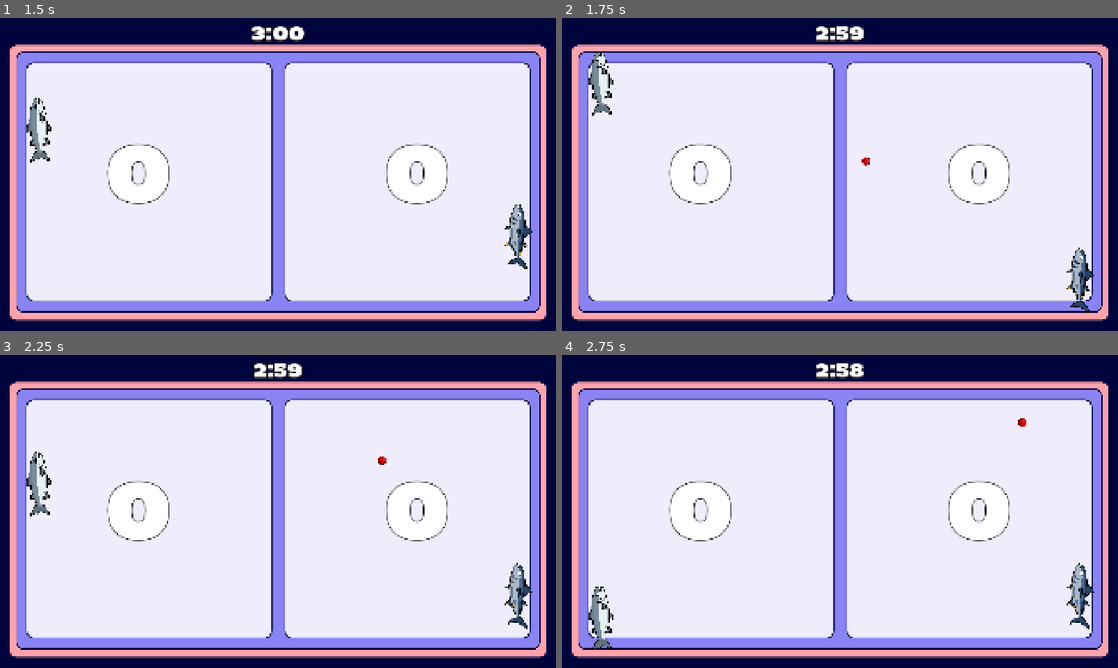
Above: before the commit, frames 1-4 (two rows, left to right).
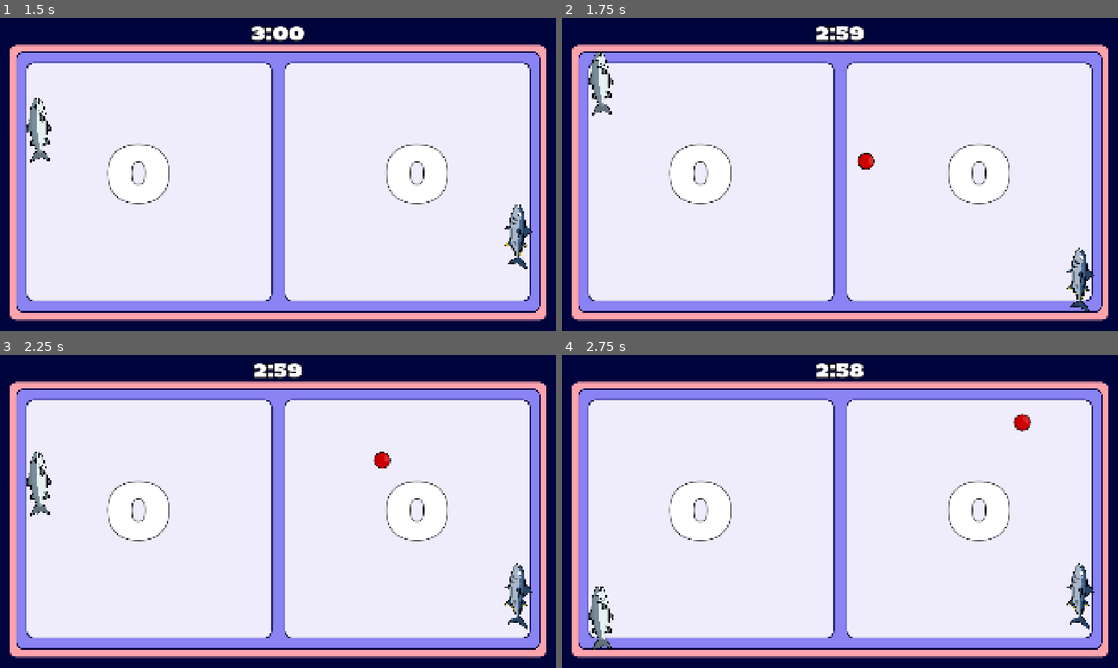
Above: after the commit, the same moments.

Repository: Jurinich/GDSG-WS-semester-project
Game: Godot game, scene res://scenes/main_menu.tscn
Two runs of this game, one before a commit and one after it. Both use one fixed random seed, a clock stepped at 60 frames per second and the inputs below.
Inputs (mouse positions are in pixels of both pictures, inside the frame that each line leads up to):
- Up to frame 1 (1.5 s): click "Start Game" at 0.5 s; tap Enter at 1.25 s; move the mouse to (400, 158) at 1.27 s; hold W (upP1) from 1.28 s (still down); hold Down (downP2) from 1.28 s (still down)
- Up to frame 2 (1.75 s): keep holding W (upP1); keep holding Down (downP2)
- Up to frame 3 (2.25 s): move the mouse to (166, 527) at 2.02 s; release W (upP1) at 2.03 s; release Down (downP2) at 2.03 s; hold S (downP1) from 2.03 s (still down); tap Up (upP2) at 2.1 s
- Up to frame 4 (2.75 s): keep holding S (downP1)

Frame 1 is identical in both runs. In frame 2, 0.1% of the frame differs, in the area x 53-57%, y 43-49%; in frame 3, 0.1%; in frame 4, 0.1%, in the area x 81-85%, y 18-25%.

Commit message:
Bigger balls on start, reduced maximum ball size, reduced the strength of scaling powerups

Diff:
--- a/gdsg-semester-project-w-2025-/scenes/ball.tscn
+++ b/gdsg-semester-project-w-2025-/scenes/ball.tscn
@@ -11,7 +11,6 @@
 script = ExtResource("1_cxlvu")
 
 [node name="Sprite2D" type="Sprite2D" parent="." unique_id=21687957]
-scale = Vector2(0.5, 0.5)
 texture = ExtResource("2_cxlvu")
 
 [node name="CollisionShape2D" type="CollisionShape2D" parent="." unique_id=900141556]
--- a/gdsg-semester-project-w-2025-/scripts/ball.gd
+++ b/gdsg-semester-project-w-2025-/scripts/ball.gd
@@ -7,7 +7,7 @@
 @export var PADDLE_DIRECTION_INFLUENCE: float = 0.45
 @export var PADDLE_SPEED_INFLUENCE: float = 0.0
 @export var MIN_SCALE: float = 0.75
-@export var MAX_SCALE: float = 2
+@export var MAX_SCALE: float = 1.5
 
 var current_scale: float = 1.0
 var current_speed: float
--- a/gdsg-semester-project-w-2025-/scripts/items/bigger_balls.gd
+++ b/gdsg-semester-project-w-2025-/scripts/items/bigger_balls.gd
@@ -2,4 +2,4 @@
 
 func apply_effect(player: CharacterBody2D, _triggering_ball: Ball = null):
 	print(player.name, " used the Bigger Balls")
-	get_tree().call_group("balls", "scale_ball", 1.5)
+	get_tree().call_group("balls", "scale_ball", 1.25)
--- a/gdsg-semester-project-w-2025-/scripts/items/smaller_balls.gd
+++ b/gdsg-semester-project-w-2025-/scripts/items/smaller_balls.gd
@@ -2,4 +2,4 @@
 
 func apply_effect(player: CharacterBody2D, _triggering_ball: Ball = null):
 	print(player.name, " used the Smaller Balls")
-	get_tree().call_group("balls", "scale_ball", 0.66)
+	get_tree().call_group("balls", "scale_ball", 0.8)
Not shown: 1 places in gdsg-semester-project-w-2025-/scenes/game.tscn that only renumber resources
